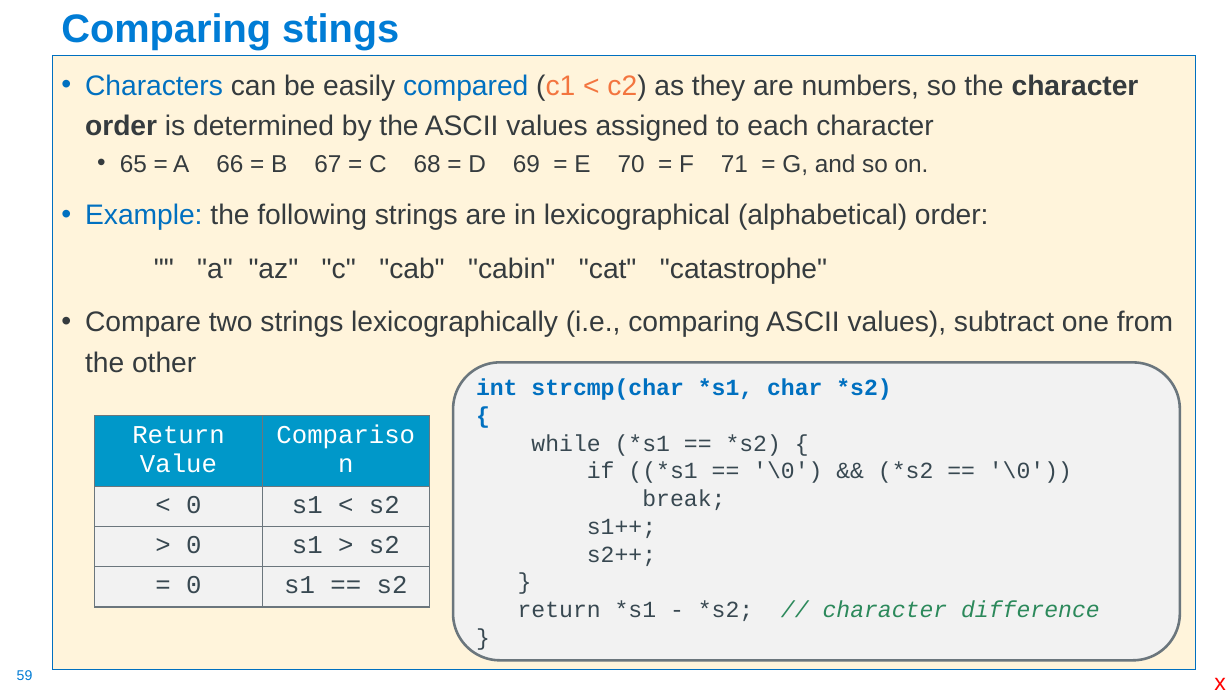
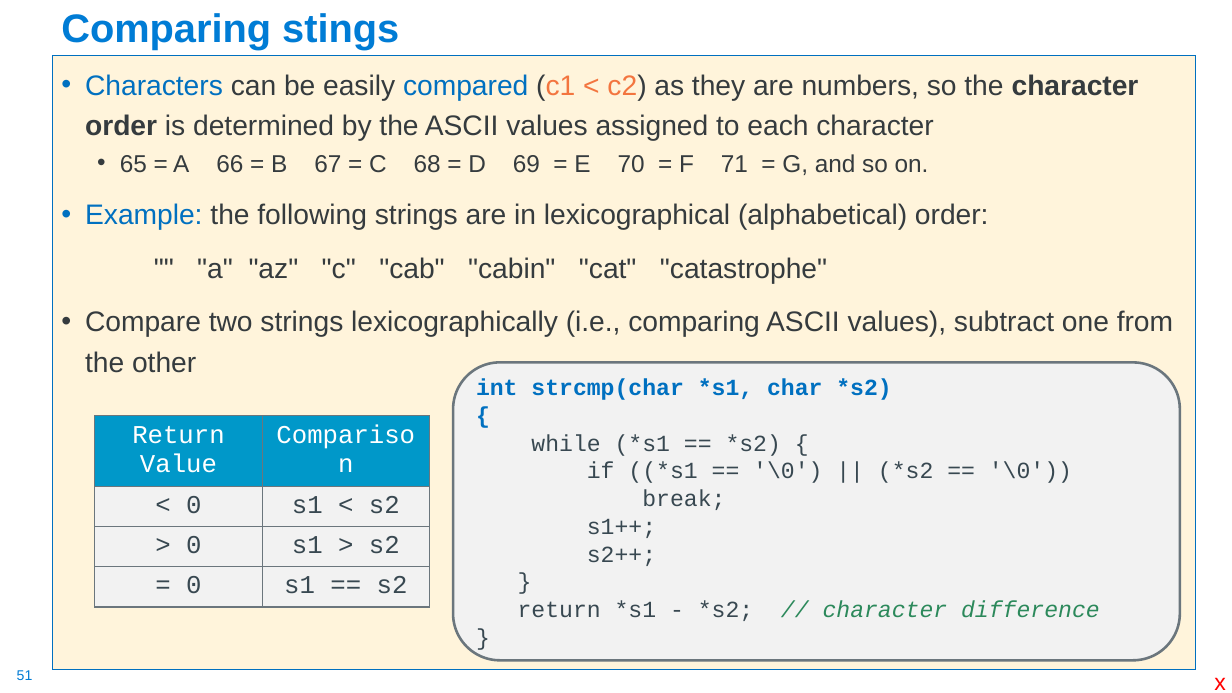
Before and after one commit to cse30-fa22/Muller_CSE30_Lecture_Slides, a slide deck: slide 51 of 03_C_Part2.pptx (slide 59 before the commit). Drawn at 1232x693 pixels with LibreOffice and Linux fonts; fonts in the diff are those of the drawing. Boxes give left, top, right and bottom in pixels: in the first picture for what was removed or moved away, otherwise in the second. Text is boxed around its words. In the diff, an @@ line names an element or a change of style, - is before the commit and + after.

```diff
--- a/03_C_Part2.pptx
+++ b/03_C_Part2.pptx
@@ text in rounded rectangle at box(587, 462, 1072, 483): text changed @@
-if ((*s1 == '\0') && (*s2 == '\0'))
+if ((*s1 == '\0') || (*s2 == '\0'))
@@ page number at box(17, 670, 33, 680): text changed @@
-59
+51
```
Also in this commit, not shown: 11 other slides changed, 4 slides added, 3 slides removed, 1 other file.
